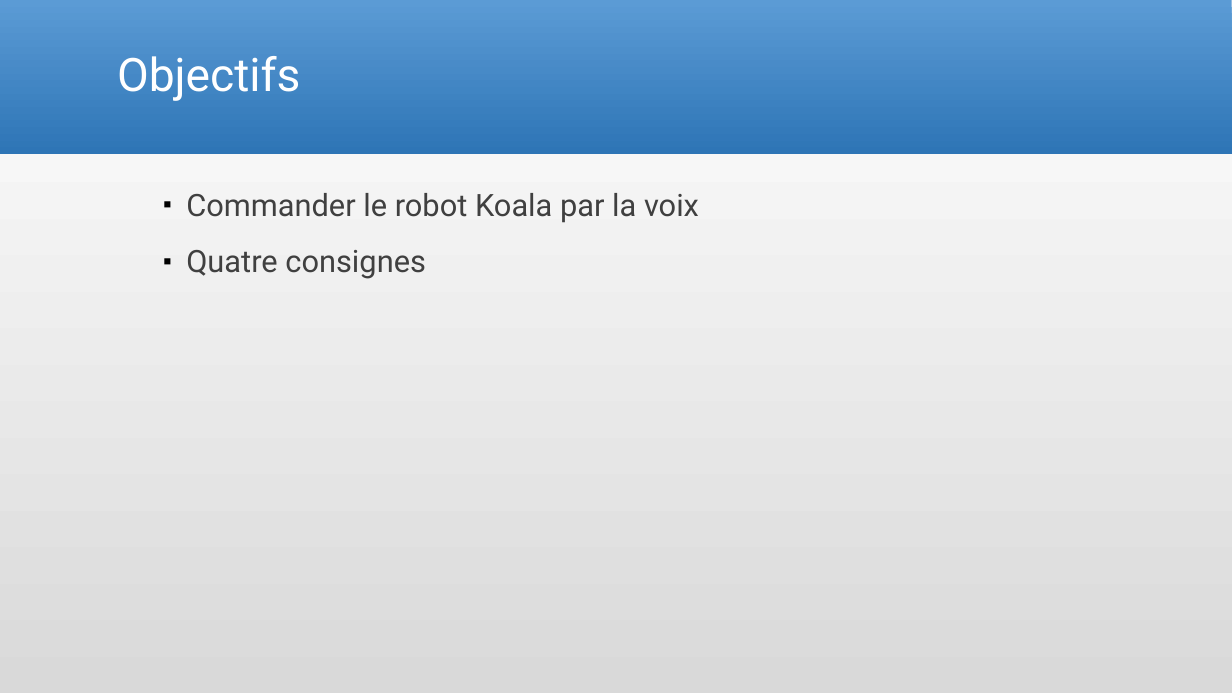
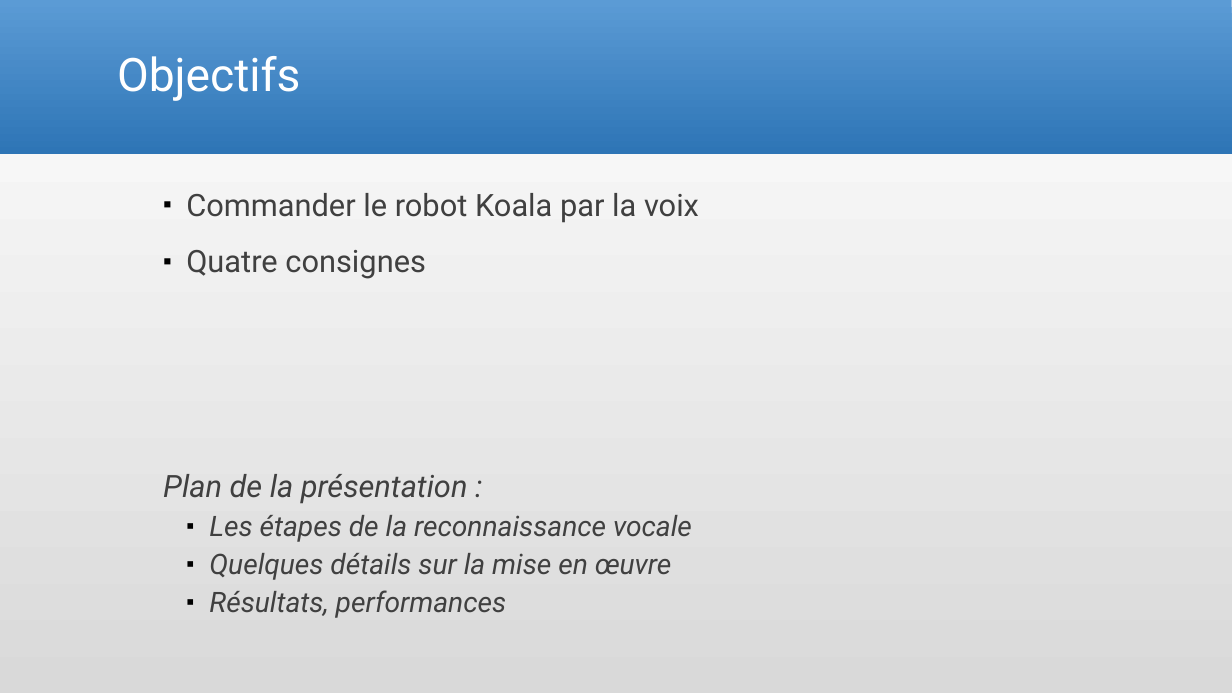
Before and after one commit to Arcyno/tl_voix, a slide deck: slide 2 of Presentation.pptx. Drawn at 1232x693 pixels with LibreOffice and Linux fonts; fonts in the diff are those of the drawing. Boxes give left, top, right and bottom in pixels: in the first picture for what was removed or moved away, otherwise in the second. Text is boxed around its words. In the diff, an @@ line names an element or a change of style, - is before the commit and + after.

```diff
--- a/Presentation.pptx
+++ b/Presentation.pptx
@@ text at <box>163,474,692,618</box>: paragraphs added @@
+Plan de la présentation :
+  ▪ Les étapes de la reconnaissance vocale
+  ▪ Quelques détails sur la mise en œuvre
+  ▪ Résultats, performances
```
Also in this commit, not shown: 8 other slides changed, 6 other files.
